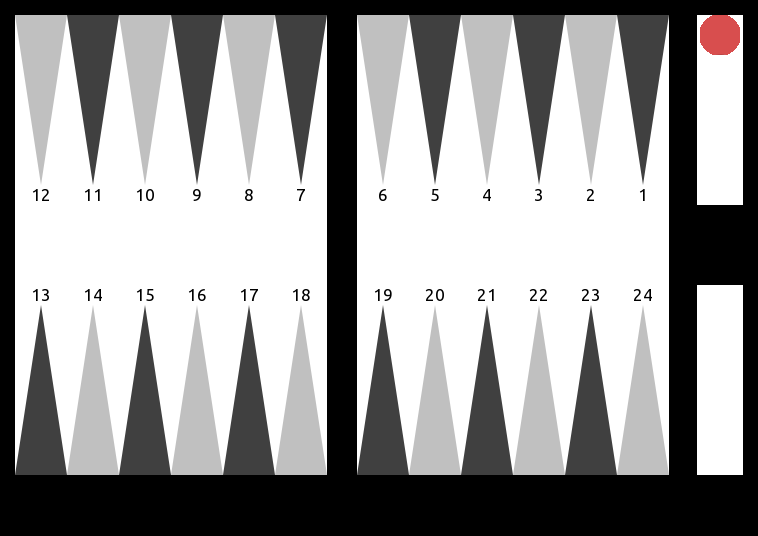
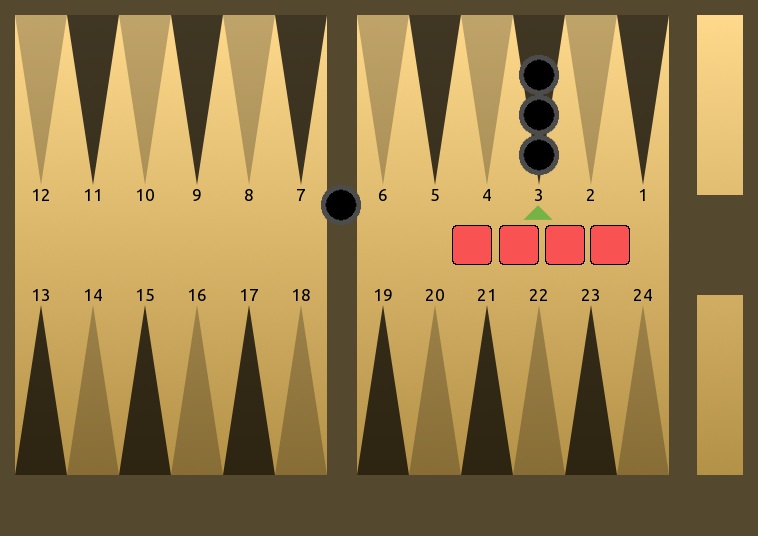
Revision of a layered 758 x 536 image; what changed, layer by layer:
added layer "Copie de Copie de Copie de dé" above "Copie de Copie de dé" over [452, 225, 492, 265]
added layer "Copie de Copie de dé" above "Copie de dé" over [545, 225, 585, 265]
added layer "Copie de dé" above "dé" over [590, 225, 630, 265]
added layer "dé" above "Copie de Copie de Copie de pion" over [499, 225, 539, 265]
added layer "Copie de Copie de Copie de pion" above "Copie de Copie de pion" over [519, 135, 559, 175]
added layer "Copie de Copie de pion" above "aide" over [519, 95, 559, 135]
added layer "aide" above "Copie de pion" over [523, 205, 553, 220]
added layer "Copie de pion" above "Copie de Copie de pion_noir_sortie" over [519, 55, 559, 95]
painted on "pion" over [321, 15, 740, 225]
removed layer "fond_fleches2" over [357, 15, 669, 475]
painted on "fond_fleches" over [15, 15, 669, 475]
removed layer "bords2" over [342, 0, 684, 490]
moved "fond_score" above "sortie_fond", painted on it over [0, 490, 758, 536]
moved "sortie_fond" above "bords", painted on it over [697, 15, 743, 475]
removed layer "sortie_bords" over [684, 0, 758, 490]
painted on "bords" over [0, 0, 758, 490]
painted on "Arrière-plan" over [113, 278, 282, 394]
